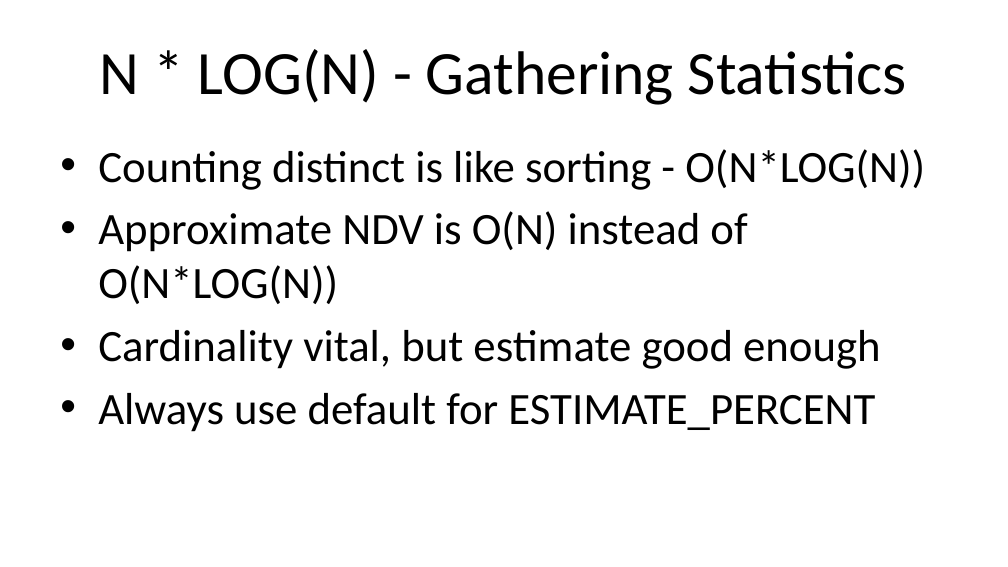
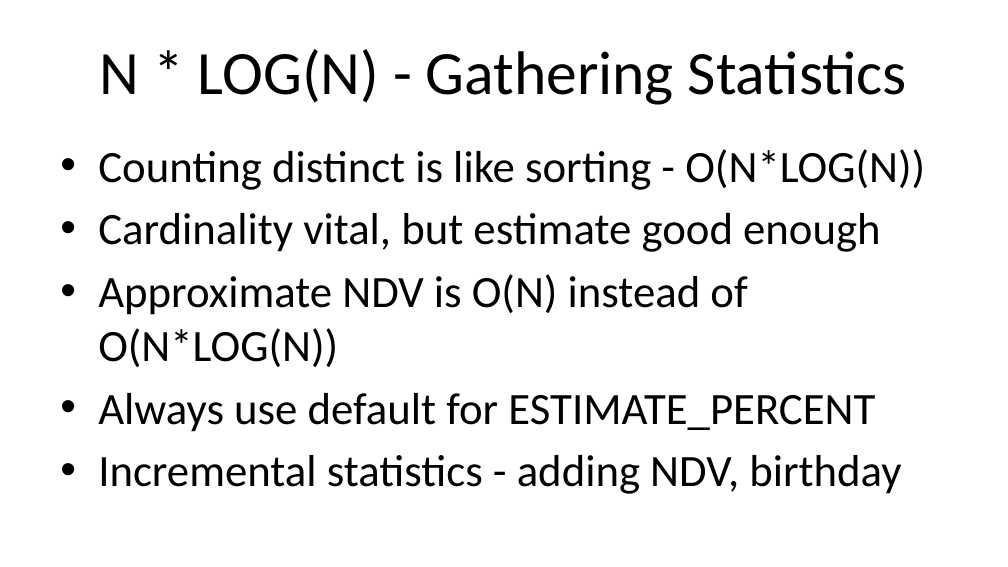
Before and after one commit to ProOracleSQL/space, a slide deck: slide 45 of examples/presentations/Practical Algorithm Analysis for Oracle Developers - Collaborate - 2019_281_Heller.pptx (slide 48 before the commit). Drawn at 1008x567 pixels with LibreOffice and Linux fonts; fonts in the diff are those of the drawing. Boxes give left, top, right and bottom in pixels: in the first picture for what was removed or moved away, otherwise in the second. Text is boxed around its words. In the diff, an @@ line names an element or a change of style, - is before the commit and + after.

```diff
--- a/examples/presentations/Practical Algorithm Analysis for Oracle Developers - Collaborate - 2019_281_Heller.pptx
+++ b/examples/presentations/Practical Algorithm Analysis for Oracle Developers - Collaborate - 2019_281_Heller.pptx
@@ text at <box>98,213,881,252</box>: paragraph added @@
+• Cardinality vital, but estimate good enough
@@ text at <box>98,330,881,369</box>: paragraph removed @@
-• Cardinality vital, but estimate good enough
@@ text at <box>98,455,901,494</box>: paragraph added @@
+• Incremental statistics - adding NDV, birthday
```
Also in this commit, not shown: 12 other slides changed, 3 slides added, 6 slides removed.
